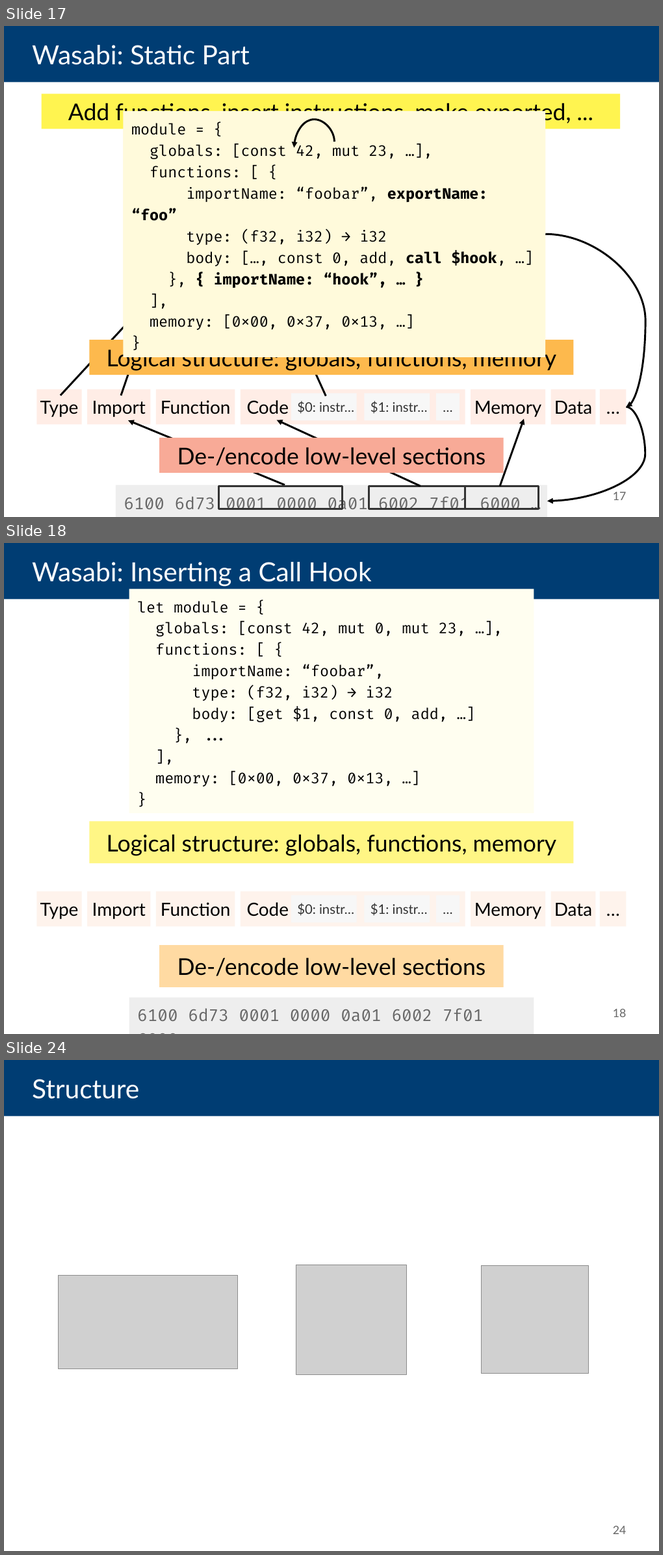
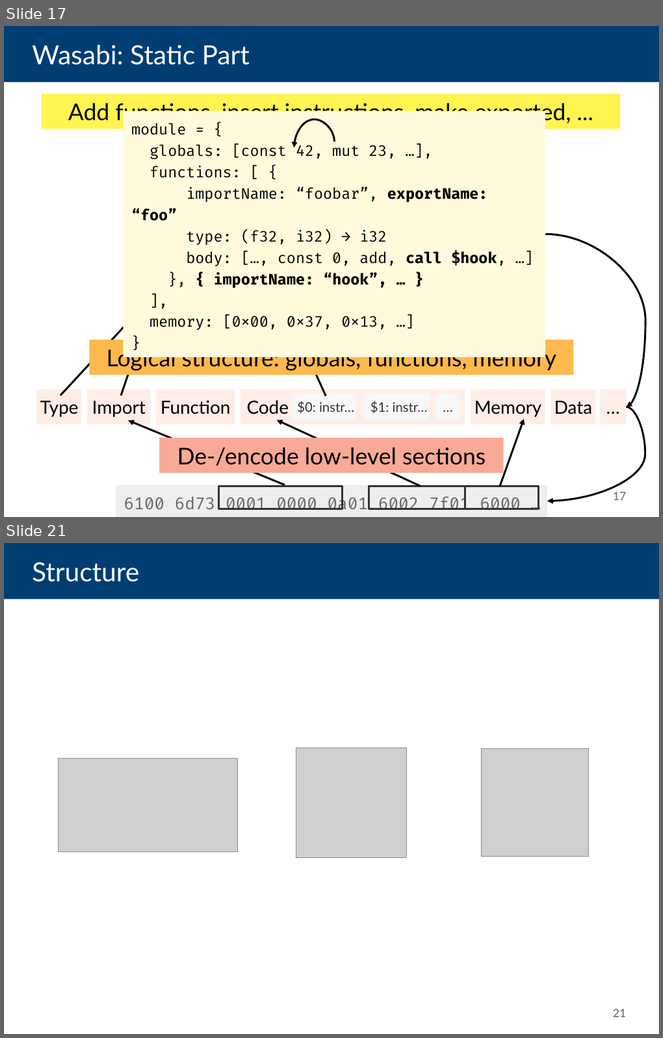
Before and after one commit to danleh/wasabi, a slide deck: 2018-04-11 Presentation/own-work.odp. Shown one above the other, each under a label of ours: slides 17, 18 and 24 before the commit, slides 17 and 21 after it; the slides between them are not shown. The pictures are 663x1555 and 663x1038 pixels, drawn with LibreOffice and Linux fonts; fonts in the diff are those of the drawing; grey boxes stand for pictures. Boxes give left, top, right and bottom in pixels: in the first picture for what was removed or moved away, otherwise in the second. Text is boxed around its words. In the diff, an @@ line names an element or a change of style, - is before the commit and + after.

```diff
--- a/2018-04-11 Presentation/own-work.odp
+++ b/2018-04-11 Presentation/own-work.odp
@@ slide 18 removed at [4,543,659,1034], background #FFFFFF @@
@@ title removed at [4,543,659,599] @@
-Wasabi: Inserting a Call Hook
@@ rectangle removed at [129,589,534,813] @@
-let module = {
-globals: [const 42, mut 0, mut 23, …],
-functions: [ {
-importName: “foobar”,
-type: (f32, i32) → i32
-body: [get $1, const 0, add, …]
-}, ...
-],
-memory: [0x00, 0x37, 0x13, …]
-}
@@ rectangle removed at [90,822,574,864] @@
-Logical structure: globals, functions, memory
@@ group removed at [36,892,627,927]: 10 rectangles @@
-Type
-Function
-Import
-Code
-$0: instr…
-$1: instr…
-…
-Memory
-Data
-…
@@ rectangle removed at [160,945,504,988] @@
-De-/encode low-level sections
@@ rectangle removed at [129,998,534,1034] @@
-6100 6d73 0001 0000 0a01 6002 7f01 6000
@@ page number removed at [613,1009,627,1017] @@
-18
@@ what was slide 24 is now slide 21 @@
@@ page number at [613,1009,627,1017]: text changed @@
-24
+21
```
Also in this commit, not shown: 7 slides changed, 9 slides added, 4 other slides removed.
